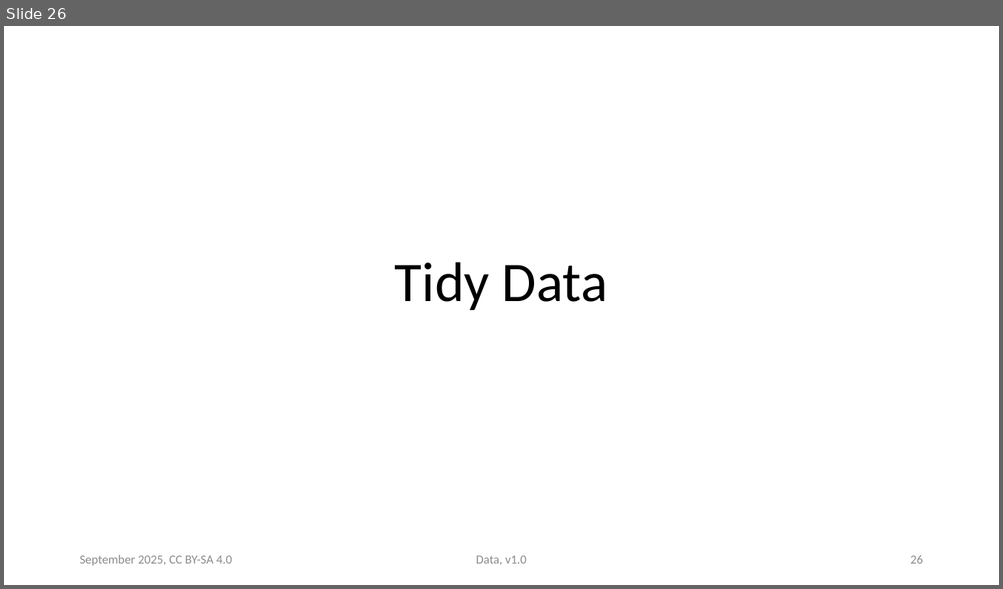
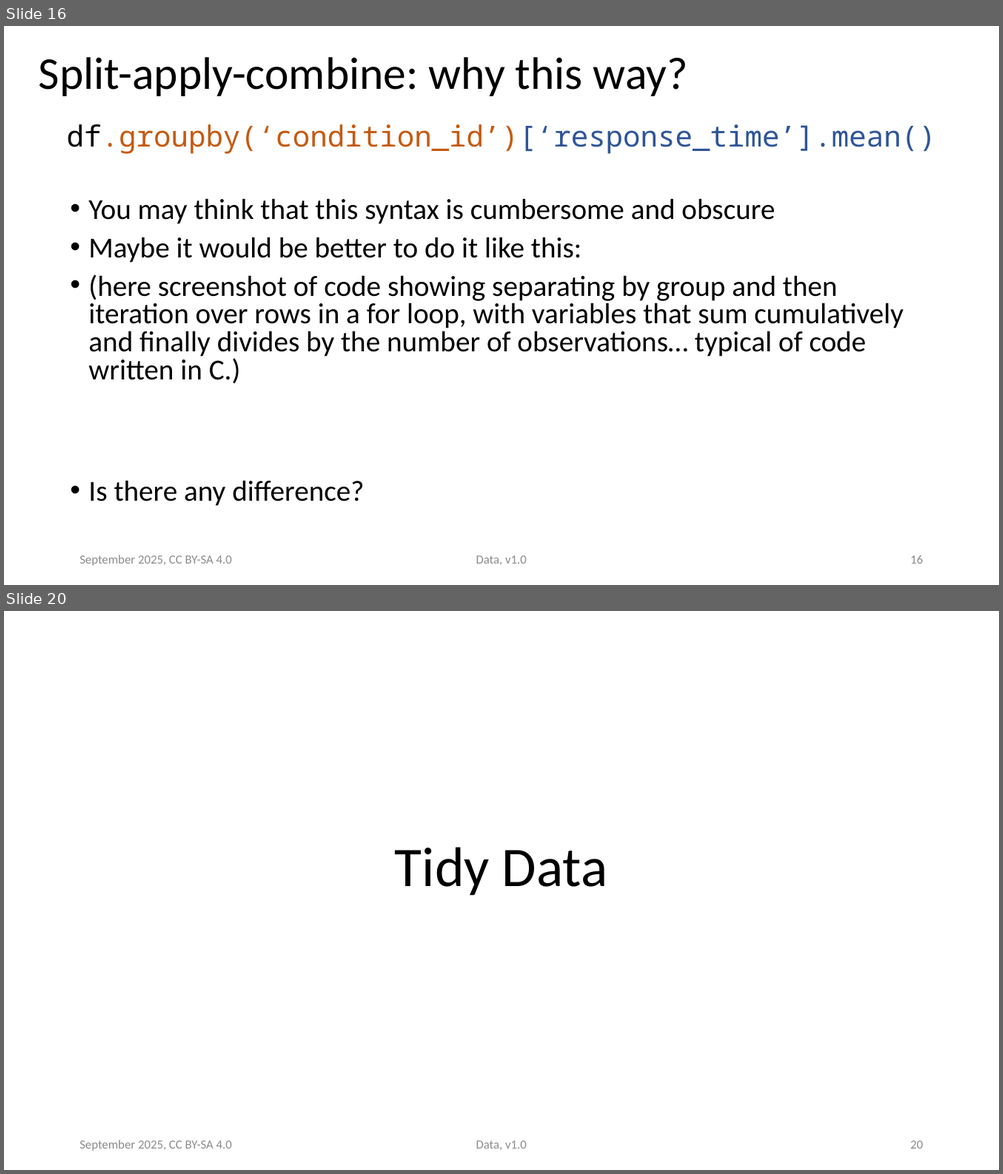
Before and after one commit to ASPP/data_class, a slide deck: tabular_data.pptx. Shown one above the other, each under a label of ours: slide 26 before the commit, slides 16 and 20 after it; the slides between them are not shown. The pictures are 1003x589 and 1003x1174 pixels, drawn with LibreOffice and Linux fonts; fonts in the diff are those of the drawing. Boxes give left, top, right and bottom in pixels: in the first picture for what was removed or moved away, otherwise in the second. Text is boxed around its words. In the diff, an @@ line names an element or a change of style, - is before the commit and + after.

Commit message:
changes in the tabular_data pptx, restructuring and idea of new part

```diff
--- a/tabular_data.pptx
+++ b/tabular_data.pptx
@@ slide 16 added at [4,26,999,585], background #FFFFFF @@
@@ title added at [39,57,688,96], 44 pt, text #000000 @@
+Split-apply-combine: why this way?
@@ text added at [67,124,936,154], 28 pt, text #C55A11 @@
+df.groupby(‘condition_id’)[‘response_time’].mean()
@@ text added at [88,198,903,506], 28 pt, text #000000 @@
+• You may think that this syntax is cumbersome and obscure
+• Maybe it would be better to do it like this:
+• (here screenshot of code showing separating by group and then iteration over rows in a for loop, with variables that sum cumulatively and finally divides by the number of observations… typical of code written in C.)
+• Is there any difference?
@@ text added at [79,555,232,566], 12 pt, text #8B8B8B @@
+September 2025, CC BY-SA 4.0
@@ text added at [476,556,526,565], 12 pt, text #8B8B8B @@
+Data, v1.0
@@ page number added at [910,556,922,564], 12 pt, text #8B8B8B @@
+16
@@ what was slide 26 is now slide 20 @@
@@ page number at [910,1141,922,1149]: text changed @@
-26
+20
```
Also in this commit, not shown: 22 slides changed, 11 other slides added, 2 slides removed.
